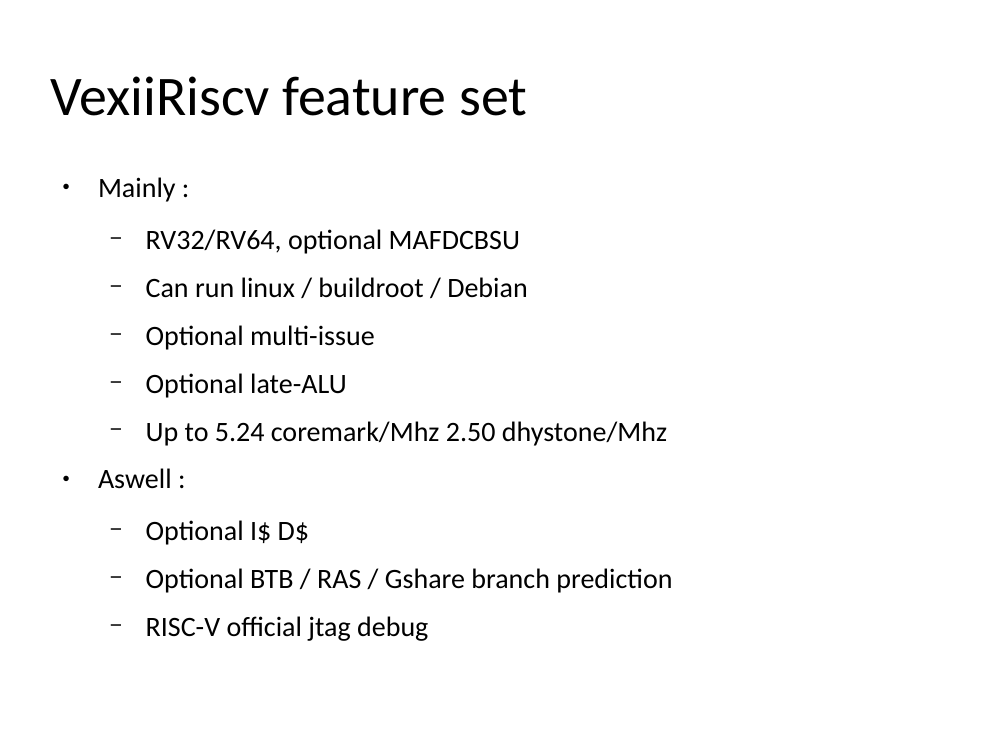
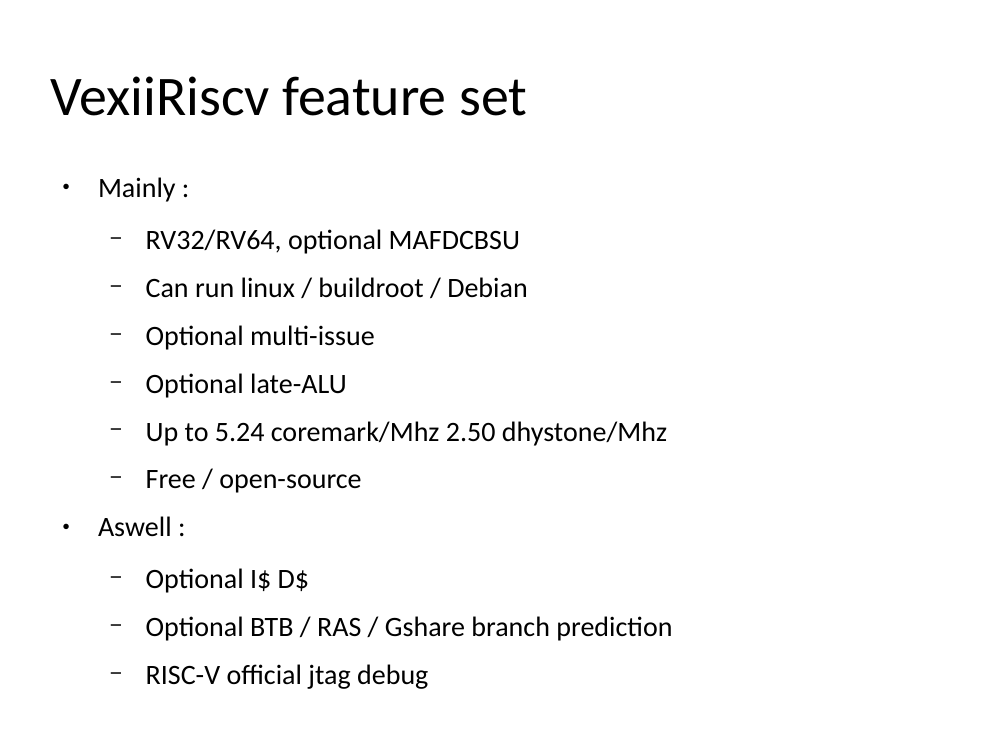
Before and after one commit to SpinalHDL/SpinalDoc, a slide deck: slide 4 of presentation/en/fsic_2024/fsic_2024.odp. Drawn at 1008x756 pixels with LibreOffice and Linux fonts; fonts in the diff are those of the drawing. Boxes give left, top, right and bottom in pixels: in the first picture for what was removed or moved away, otherwise in the second. Text is boxed around its words. In the diff, an @@ line names an element or a change of style, - is before the commit and + after.

```diff
--- a/presentation/en/fsic_2024/fsic_2024.odp
+++ b/presentation/en/fsic_2024/fsic_2024.odp
@@ text at bbox=[146, 470, 361, 493]: paragraph added @@
+  − Free / open-source
```
Also in this commit, not shown: 2 other slides changed, 20 slides removed, 2 other files.
